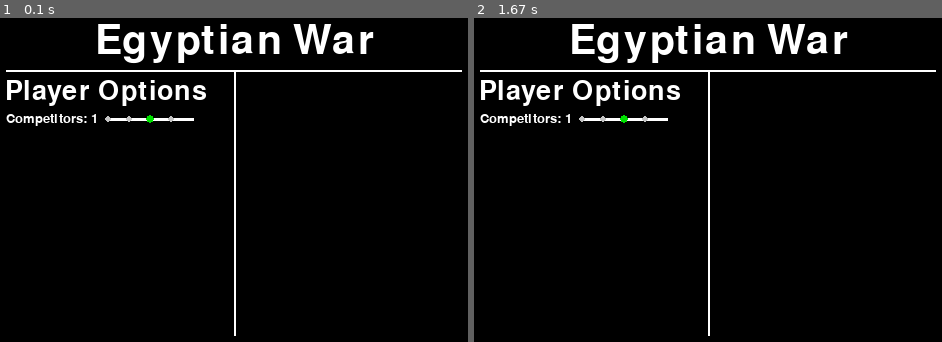
Above: before the commit, frames 1-2 (left to right).
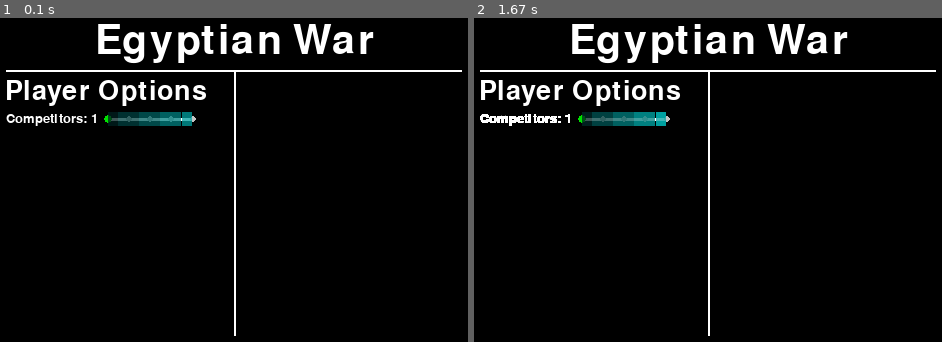
Above: after the commit, the same moments.

Repository: vposby/python
Game: pygame game, started from games/ers.py
Two runs of this game, one before a commit and one after it. Both use one fixed random seed, a clock stepped at 60 frames per second and the inputs below.
Inputs (mouse positions are in pixels of both pictures, inside the frame that each line leads up to):
- Up to frame 1 (0.1 s): no input
- Up to frame 2 (1.67 s): click (708, 183) at 0.38 s; move the mouse to (586, 186) at 0.7 s; click (895, 303) at 1.22 s; click (525, 173) at 1.55 s

The runs differ from the first frame. In frame 1, 0.7% of the frame differs, in the area x 22-42%, y 29-34%; in frame 2, 1.0%, in the area x 1-42%, y 29-34%.

Commit message:
slider interactive area visualization

Diff:
--- a/games/ers.py
+++ b/games/ers.py
@@ -1,6 +1,7 @@
 """
 Egyptian War!
 v 2.0 - straight card play, single player, pygame gui
+!!!fix Slider.click()
 """
 
 import sys, random, pprint, pygame
@@ -34,56 +35,90 @@
 		leftEnd = int(x+self.id.get_width()+(width/50))
 		rightEnd = int(leftEnd+(width/6))
 		sldrHt = int(y+(self.id.get_height()/2))
-		self.pos = [pos,(leftEnd,sldrHt),(rightEnd,sldrHt),[]]
+		self.pos = [pos,leftEnd,rightEnd,sldrHt,[]]
 		self.min = min #as integer
 		self.max = max #as integer
 		self.val = val #as integer
 		for x in range(max-min+1):
 			widthMod = int(x*(rightEnd-leftEnd)/(max-1))
-			if x != val+1:
-				self.pos[3].append([grey,(leftEnd+widthMod,sldrHt),3])
+			if x+1 != val:
+				self.pos[4].append([grey,(leftEnd+widthMod,sldrHt),3])
 			else:
-				self.pos[3].append([green,(leftEnd+widthMod,sldrHt),4])
+				self.pos[4].append([green,(leftEnd+widthMod,sldrHt),4])
 
 	def draw(self):
+		(x,y) = (self.pos[0][0]-(width/100),self.pos[0][1])
+		(w,h) = (self.pos[0][0]-self.pos[1]+(width/100),self.id.get_height())
+		pygame.draw.rect(screen,black,(x,y,w,h))
 		screen.blit(self.id,self.pos[0])
-		pygame.draw.line(screen,white,self.pos[1],self.pos[2],3)
-		for x in range(len(self.pos[3])-1):
-			pygame.draw.circle(screen,self.pos[3][x][0],self.pos[3][x][1],self.pos[3][x][2])
+		pygame.draw.line(screen,white,(self.pos[1],self.pos[3]),(self.pos[2],self.pos[3]),3)
+		for x in range(len(self.pos[4])):
+			pygame.draw.circle(screen,self.pos[4][x][0],self.pos[4][x][1],self.pos[4][x][2])
+		#start transparent rect code
+		w1 = self.pos[4][1][1][0]-self.pos[1]
+		w2 = w1/2
+		for i in range(len(self.pos[4])):
+			if i == 0:
+				(x,y) = (int(self.pos[1]),int(self.pos[0][1]))
+				(w,h) = (w2,int(self.id.get_height()))
+			elif i+1 == len(self.pos[4]):
+				(x,y) = (int(self.pos[4][i][1][0]-w2),int(self.pos[0][1]))
+				(w,h) = (w2,int(self.id.get_height()))
+			else:
+				(x,y) = (int(self.pos[4][i][1][0])-w2,int(self.pos[0][1]))
+				(w,h) = (w1,int(self.id.get_height()))
+			temp = pygame.Surface((w,h),pygame.SRCALPHA)
+			temp.fill((0,32*(i+1),32*(i+1),192))
+			screen.blit(temp,(x,y))
+		#end transparent rect code
+		pygame.display.update((x,y,w,h))
 
 	def click(self):
+		area = int(self.pos[4][1][1][0]-self.pos[1])
+		area2 = area/2
+		for x in range(len(self.pos[4])):
+			if x == 0:
+				if mouseX>self.pos[1] and mouseX<self.pos[1]+area2:
+					self.val = self.min
+			elif x+1 == len(self.pos[4]):
+				if mouseX>self.pos[2]-area2 and mouseX<self.pos[2]:
+					self.val = self.max
+			elif mouseX>self.pos[4][x][1][0]-area and mouseX<self.pos[4][x][1][0]+area:
+					self.val = x + 1
 		self.draw()
-		#pygame.display.update()
+
+
+sldrCompCount = Slider((width/18,29*height/100),"Competitors",1,5,1) #lobby screen
 
 class Label:
 	global screen, width, height
-	def __init__(self,x,y,color,caption,font,center=False):
+	def __init__(self,x,y,color,caption,font,centered=False):
 		self.x = x #as integer
 		self.y = y #as integer
 		self.color = color #as (r,g,b)
 		self.caption = caption #as string
 		self.font = font #as font
-		self.center = center #as boolean
+		self.centered = centered #as boolean
 
 	def draw(self):
 		text = self.font.render(self.caption,1,self.color)
-		if self.center==False:
+		if self.centered==False:
 			pos = (self.x,self.y)
 		else:
 			pos = text.get_rect(center=(self.x,self.y))
 		screen.blit(text,pos)
+
+lblTitle = Label(width/2,height/12,white,"Egyptian War",largeFont,True) #lobby screen
+lblPlayer = Label(width/4,23*height/100,white,"Player Options",mediumFont,True) #lobby screen
 
 def screenChange(screenName):
 	screen.fill(black)
 	if screenName == 'Lobby': #game setting selection
 		#render order (comment placeholders)
-		lblTitle = Label(width/2,height/12,white,"Egyptian War",largeFont,True)
 		lblTitle.draw() #game title
 		pygame.draw.line(screen,white,(width/18,height/6),(17*width/18,height/6),2)
 		pygame.draw.line(screen,white,(width/2,height/6),(width/2,19*height/20),2)
-		lblPlayer = Label(width/4,23*height/100,white,"Player Options",mediumFont,True)
 		lblPlayer.draw() #player options label
-		sldrCompCount = Slider((width/18,29*height/100),"Competitors",1,5,1)
 		sldrCompCount.draw() #competitor count slider
 		#for x in range(competitor count):
 			#competitor difficulty labels
@@ -97,7 +132,6 @@
 		#placeholder = largeFont.render("Under Construction",1,orange)
 		#position = placeholder.get_rect(center=(width/2,height/2))
 		#screen.blit(placeholder,position)
-
 
 	elif screenName=='Game': #actual game
 		#render order (comment placeholders)
@@ -175,7 +209,8 @@
 		rearrange(deck,random.randrange(0, len(deck)))
 
 screen.fill(black)
-screenChange('Lobby')
+scrName = 'Lobby'
+screenChange(scrName)
 clicked = False
 
 while 1: #begin game code
@@ -184,7 +219,15 @@
 			sys.exit()
 		elif event.type == pygame.MOUSEBUTTONDOWN and event.button == 1:
 			clicked = True
-			(mouseX,mouseY) = pygame.mouse.get_pos()
+
+	(mouseX,mouseY) = pygame.mouse.get_pos()
+
+	if clicked == True:
+		if scrName == 'Lobby':
+			if mouseY>sldrCompCount.pos[0][1] \
+			and mouseY>sldrCompCount.pos[0][1]+sldrCompCount.id.get_height() \
+			and mouseX>sldrCompCount.pos[0][0] \
+			and mouseX<sldrCompCount.pos[2]: sldrCompCount.click() #no else
 
 	#PRESERVE CODE BELOW
 	"""
